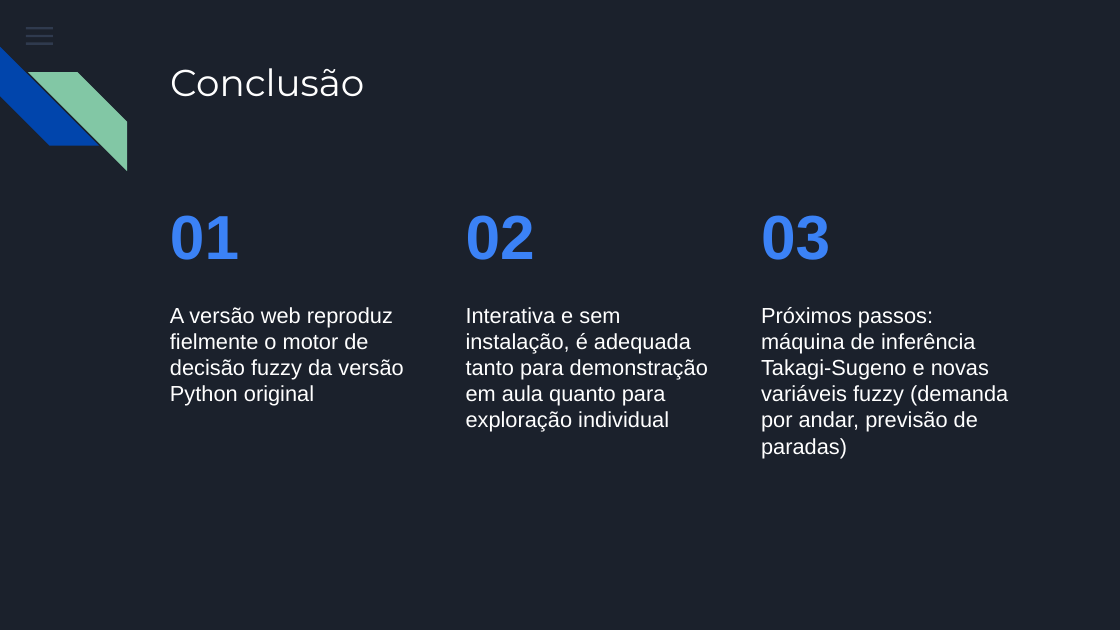
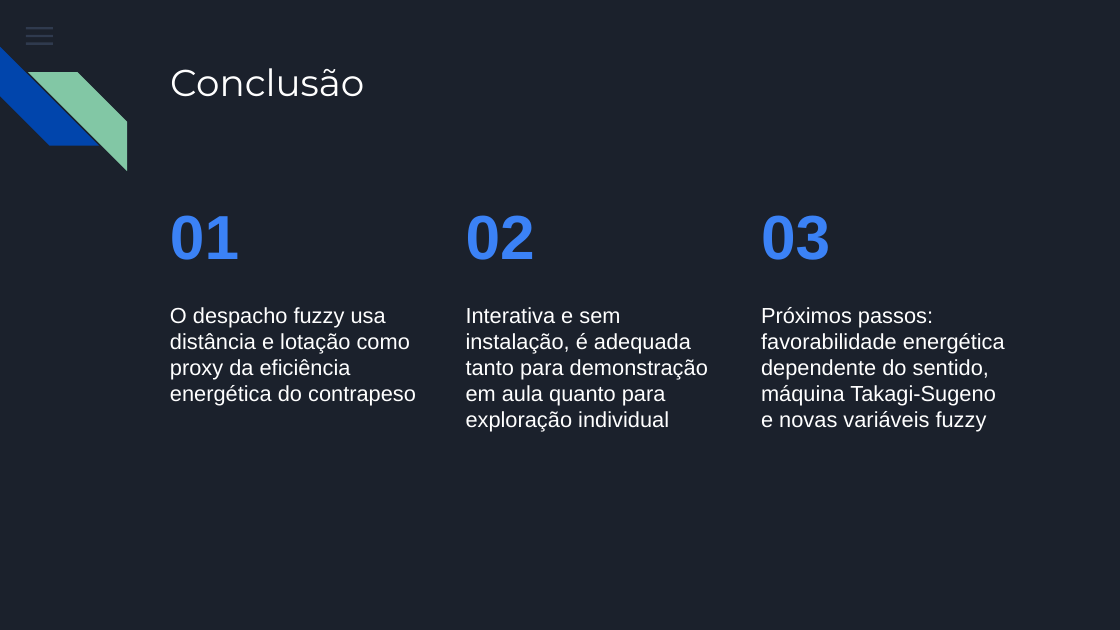
Before and after one commit to Henriqueanjos12/elevadores-fuzzy-web, a slide deck: slide 17 of Apresentacao_Elevadores_Fuzzy_Web.pptx (slide 16 before the commit). Drawn at 1120x630 pixels with LibreOffice and Linux fonts; fonts in the diff are those of the drawing. Boxes give left, top, right and bottom in pixels: in the first picture for what was removed or moved away, otherwise in the second. Text is boxed around its words. In the diff, an @@ line names an element or a change of style, - is before the commit and + after.

```diff
--- a/Apresentacao_Elevadores_Fuzzy_Web.pptx
+++ b/Apresentacao_Elevadores_Fuzzy_Web.pptx
@@ text at [170, 307, 416, 406]: text changed @@
-A versão web reproduz fielmente o motor de decisão fuzzy da versão Python original
+O despacho fuzzy usa distância e lotação como proxy da eficiência energética do contrapeso
@@ text at [761, 307, 1005, 432]: text changed @@
-Próximos passos: máquina de inferência Takagi-Sugeno e novas variáveis fuzzy (demanda por andar, previsão de paradas)
+Próximos passos: favorabilidade energética dependente do sentido, máquina Takagi-Sugeno e novas variáveis fuzzy
```
Also in this commit, not shown: 3 other slides changed, 1 slide added.
